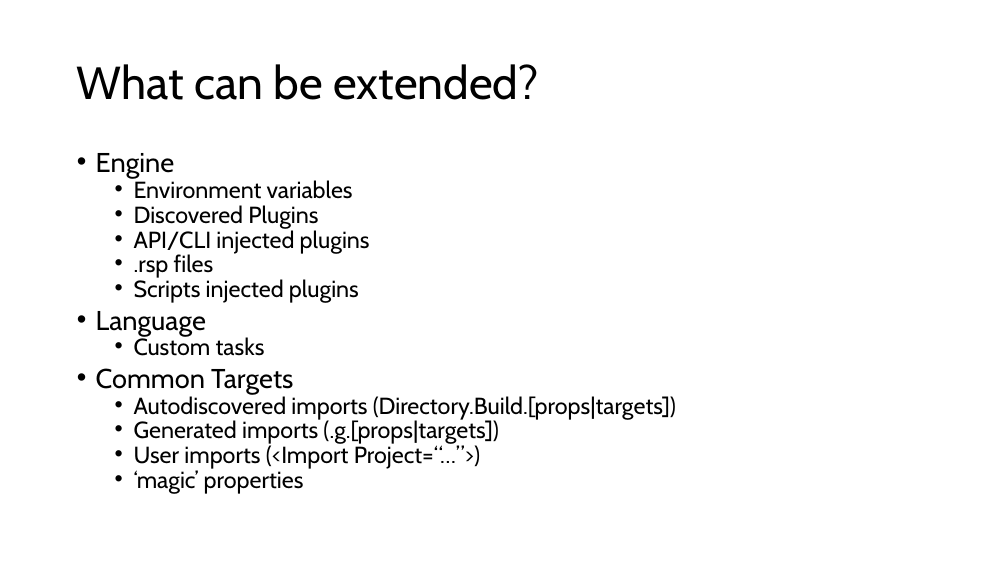
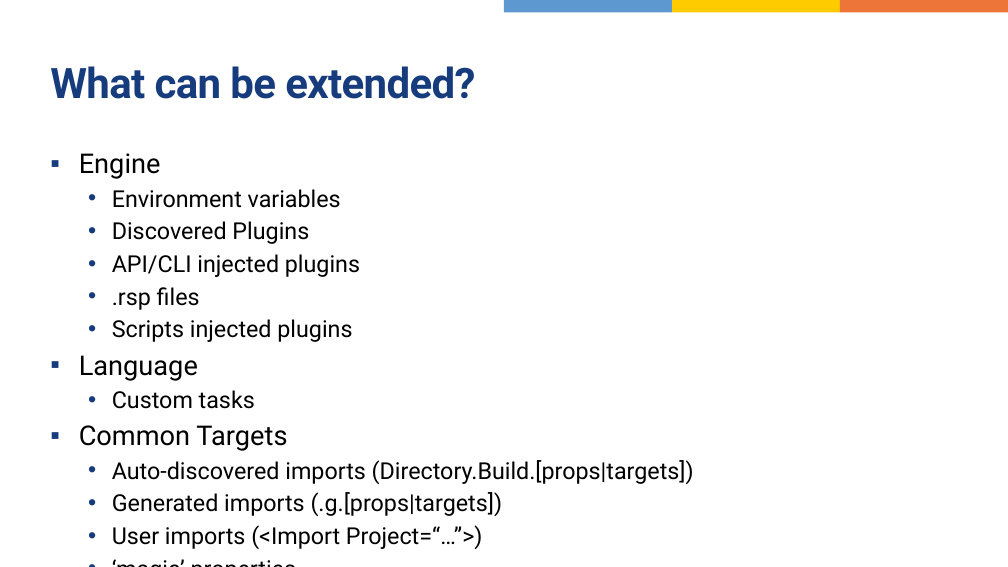
Before and after one commit to dotutils/securing-msbuild, a slide deck: slide 6 of Doc/MSBuildSecurity.pptx. Drawn at 1008x567 pixels with LibreOffice and Linux fonts; fonts in the diff are those of the drawing. Boxes give left, top, right and bottom in pixels: in the first picture for what was removed or moved away, otherwise in the second. Text is boxed around its words. In the diff, an @@ line names an element or a change of style, - is before the commit and + after.

```diff
--- a/Doc/MSBuildSecurity.pptx
+++ b/Doc/MSBuildSecurity.pptx
@@ rectangle added at box(504, 0, 672, 13), fill #5E98D1 @@
@@ rectangle added at box(672, 0, 840, 13), fill #FDCB00 @@
@@ rectangle added at box(840, 0, 1008, 13), fill #ED7539 @@
@@ title "What can be extended?": place and size @@
-title "What can be extended?" at box(77, 64, 539, 100)
+title "What can be extended?" at box(50, 66, 475, 99)
@@ title "What can be extended?" at box(50, 66, 475, 99): size 44 to 40 pt, font Cabin to Roboto, text colour #000000 to #163C7D, letter spacing 0 to -0.6 pt, bold on; line spacing 0.9 to 1 @@
@@ text "Engine": place and size @@
-text "Engine" at box(96, 153, 676, 494)
+text "Engine" at box(79, 153, 694, 549)
@@ text at box(79, 153, 503, 549): font Cabin to Roboto in "Engine", "Environment variables", "Discovered Plugins", "API/CLI injected plugins" and 8 more places; bullet • to ▪; line spacing 0.7 to 1; less space between paragraphs; indent changed @@
@@ text at box(112, 460, 694, 484): text changed; font Cabin to Roboto @@
-  • Autodiscovered imports (Directory.Build.[props|targets])
+  • Auto-discovered imports (Directory.Build.[props|targets])
```
Also in this commit, not shown: 14 other slides changed, 1 slide added, 1 other file.
